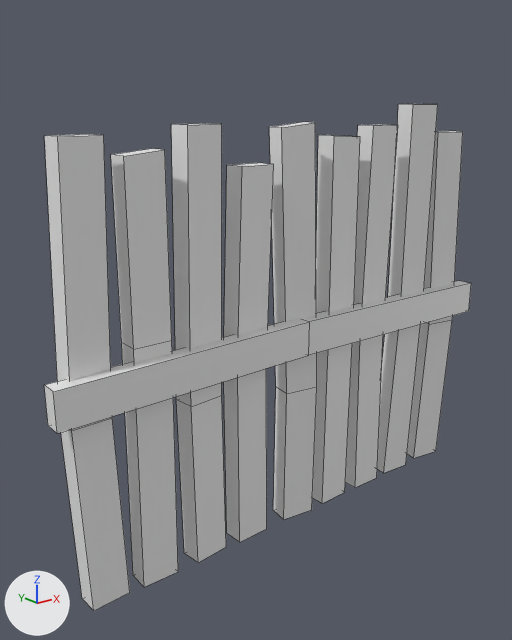
The FBX model Nesting/Assets/Models/Fence-Boards.fbx as it was, and as the next commit left it.
Rendered twice from a 50 mm lens placed at (-3.01, -6.82, 5.68), pointed at (2.52, 0.1, 2.91). The lights are fixed; the arrows at lower left show +X, +Y and +Z. Mesh edges are drawn as thin lines. Where no turn or scale is listed for an object, it has been applied to the vertices.

Objects in the first picture: 'fenceboards'.
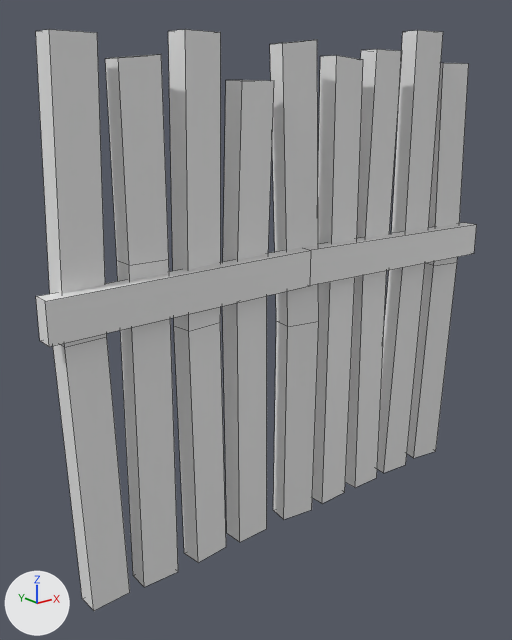
Pixel boxes [x1, y1, x2, y2] of what changed, in the pictures (512 x 640 px; the box of a moved part takes in the faces that stretch with it):
'fenceboards', reshaped (15% taller)
    before: [44, 104, 471, 611]
    after: [36, 29, 477, 611]
part 1 of me_cube_001, moved or reshaped
    before: [44, 281, 471, 433]
    after: [36, 223, 477, 347]
part 2 of me_cube_001, moved or reshaped (not visible afterwards)
    before: [52, 122, 461, 167]
part 3 of me_cube_001, moved or reshaped
    before: [312, 104, 463, 503]
    after: [312, 30, 469, 503]
part 4 of me_cube_001, moved or reshaped
    before: [171, 123, 317, 563]
    after: [168, 29, 319, 563]
part 5 of me_cube_001, moved or reshaped
    before: [45, 135, 178, 611]
    after: [36, 29, 178, 611]

The change in detail:
me_cube_001 is used by ob_fenceboards; location (0.0, 0.0, 0.0).
me_cube_001 had 120 vertices, 100 faces and spanned x -0.48..6.5, y -0.4..0.08, z -0.03..5.59.
me_cube_001 now has 120 vertices, 100 faces and spans x -0.48..6.5, y -0.4..0.08, z -0.03..6.53.
me_cube_001 part 1: the loose piece of 12 vertices spanning x -0.48..6.5, y -0.4..-0.17, z 2.4..2.91 is moved by (0.0, 0.0, 0.94).
me_cube_001 part 2: 36 of the vertices in x -0.16..6.17, y -0.27..0.08, z 4.92..5.59 are moved by (0.0, 0.0, 0.94).
me_cube_001 part 3: 16 of the vertices in x 3.51..6.28, y -0.29..0.06, z 2.29..2.79 are moved by (0.0, 0.0, 0.94).
me_cube_001 part 4: 12 of the vertices in x 1.21..3.33, y -0.28..0.06, z 1.9..2.45 are moved by (0.0, 0.0, 0.94).
me_cube_001 part 5: 8 of the vertices in x -0.27..1.03, y -0.26..0.05, z 2.31..3.05 are moved by (0.0, 0.0, 0.94).
